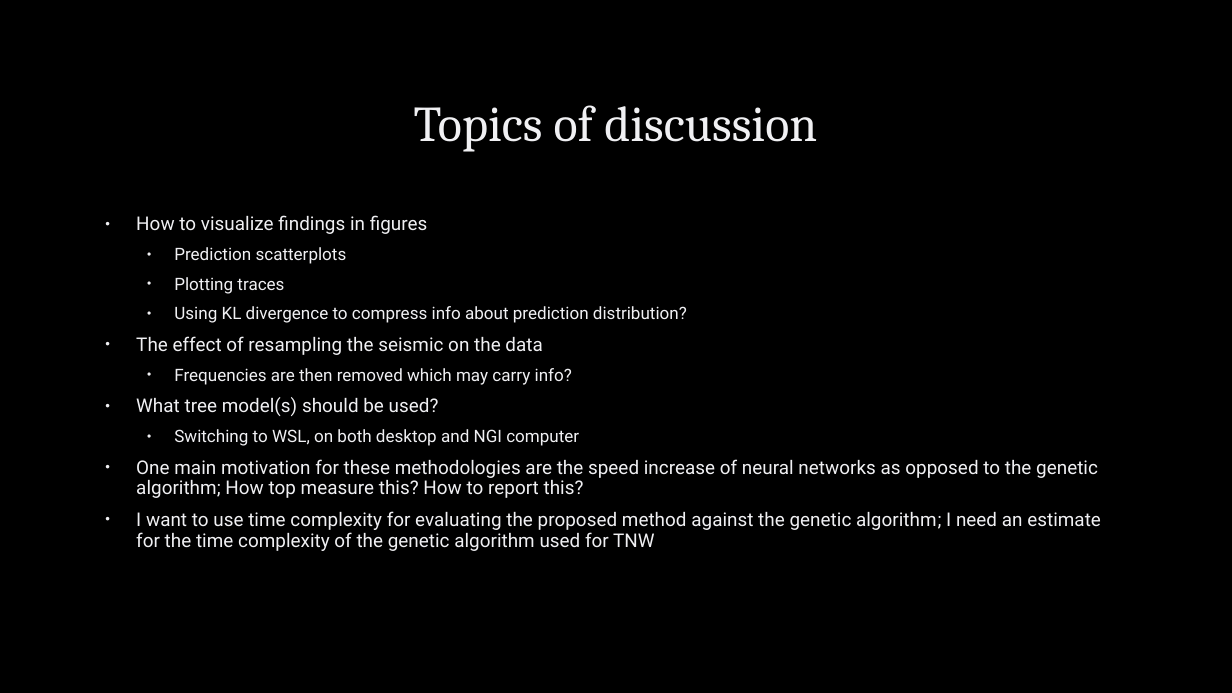
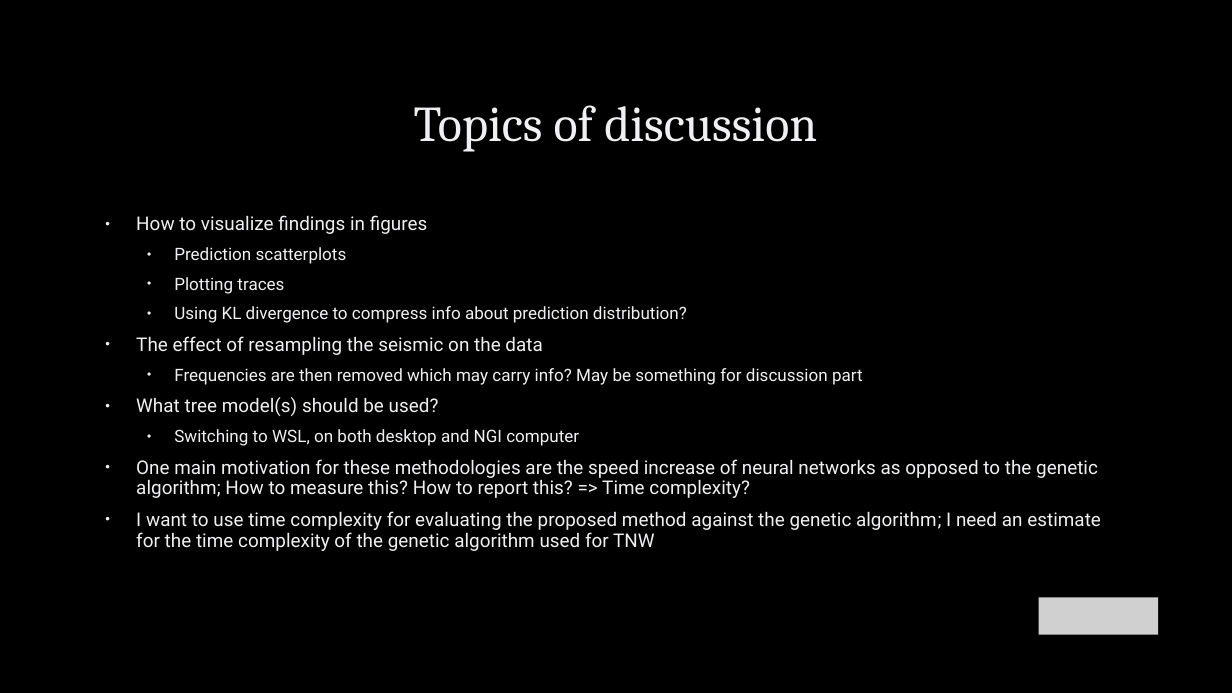
Before and after one commit to sjurmsc/MSC2023, a slide deck: slide 11 of Meeting Presentations/02.02.2023_General Meeting.pptx (slide 9 before the commit). Drawn at 1232x693 pixels with LibreOffice and Linux fonts; fonts in the diff are those of the drawing; grey boxes stand for pictures; background and template pictures are left out. Boxes give left, top, right and bottom in pixels: in the first picture for what was removed or moved away, otherwise in the second. Text is boxed around its words. In the diff, an @@ line names an element or a change of style, - is before the commit and + after.

```diff
--- a/Meeting Presentations/02.02.2023_General Meeting.pptx
+++ b/Meeting Presentations/02.02.2023_General Meeting.pptx
@@ text at [174, 368, 863, 385]: text changed @@
-  • Frequencies are then removed which may carry info?
+  • Frequencies are then removed which may carry info? May be something for discussion part
@@ text at [136, 459, 1098, 498]: text changed @@
-• One main motivation for these methodologies are the speed increase of neural networks as opposed to the genetic algorithm; How top measure this? How to report this?
+• One main motivation for these methodologies are the speed increase of neural networks as opposed to the genetic algorithm; How to measure this? How to report this? => Time complexity?
@@ picture added at [1039, 597, 1158, 634] @@
```
Also in this commit, not shown: 3 other slides changed, 2 slides added.
